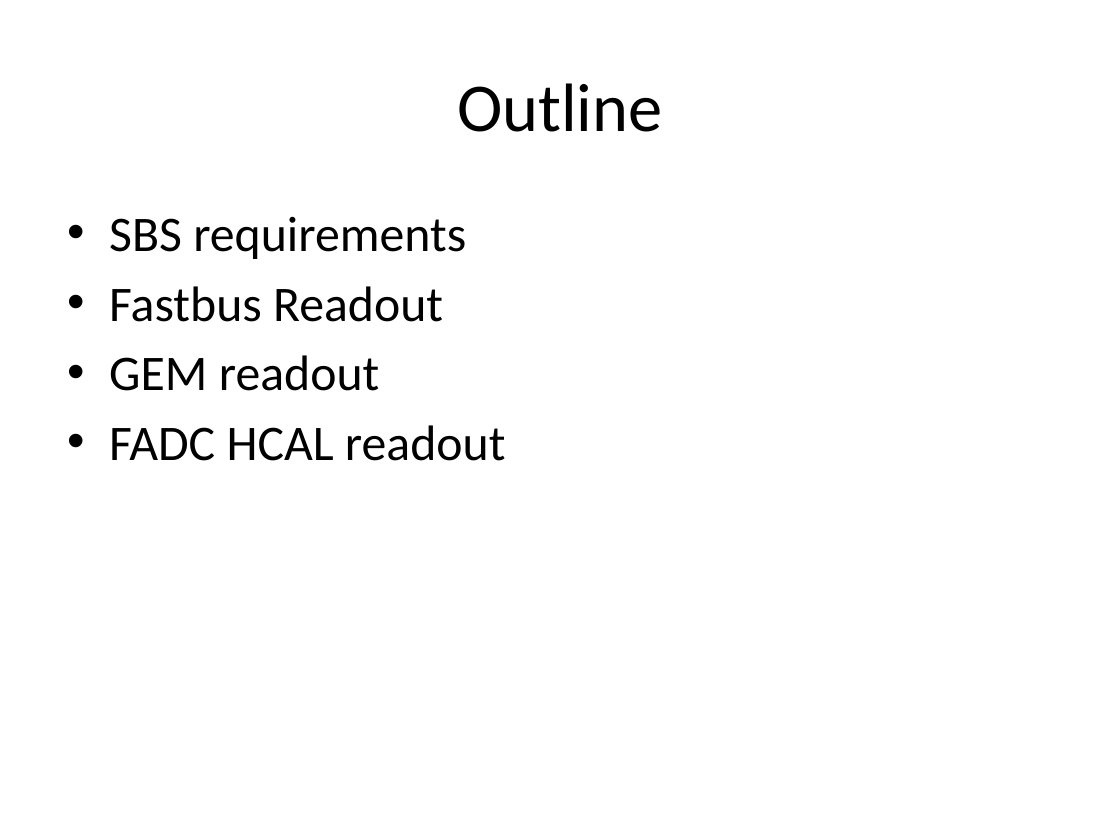
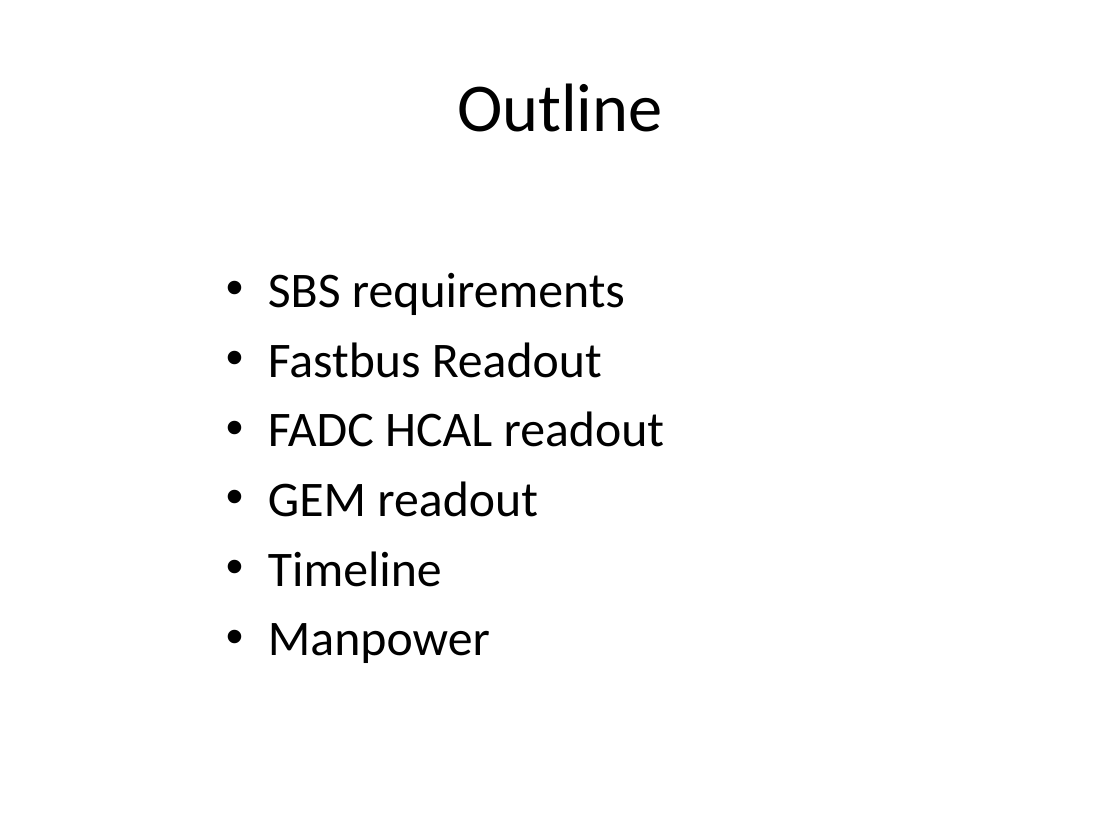
Before and after one commit to bmoffit/sbsdaq, a slide deck: slide 2 of 2015_DOE_Review/SuperBigBite DAQ update-Oct-20-2015.pptx. Drawn at 1120x840 pixels with LibreOffice and Linux fonts; fonts in the diff are those of the drawing. Boxes give left, top, right and bottom in pixels: in the first picture for what was removed or moved away, otherwise in the second. Text is boxed around its words. In the diff, an @@ line names an element or a change of style, - is before the commit and + after.

```diff
--- a/2015_DOE_Review/SuperBigBite DAQ update-Oct-20-2015.pptx
+++ b/2015_DOE_Review/SuperBigBite DAQ update-Oct-20-2015.pptx
@@ text "SBS requirements": place and size @@
-text "SBS requirements" at <box>109,216,505,461</box>
+text "SBS requirements" at <box>268,272,664,663</box>
@@ text at <box>268,411,664,447</box>: paragraph added @@
+• FADC HCAL readout
@@ text at <box>268,551,490,663</box>: text changed @@
-• FADC HCAL readout
+• Timeline
+• Manpower
```
Also in this commit, not shown: 5 other slides changed, 2 slides added, 2 slides removed.
